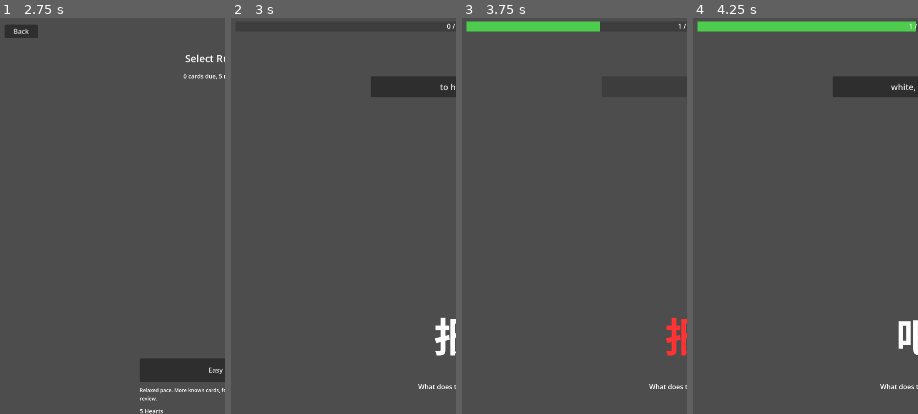
Above: before the commit, frames 1-4 (left to right).
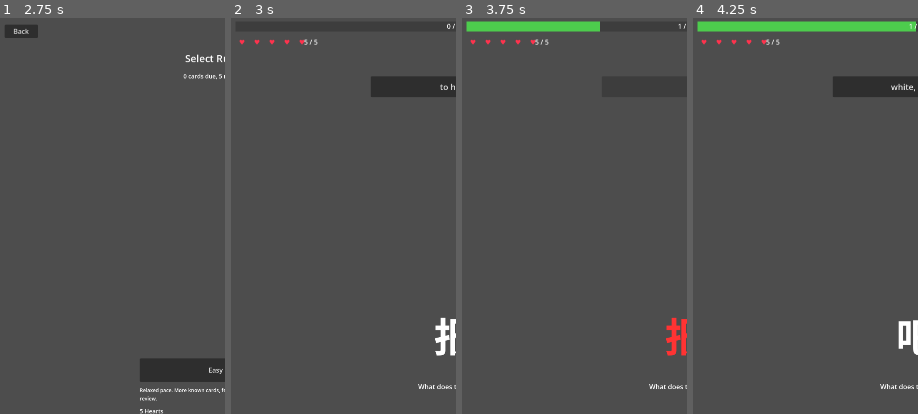
Above: after the commit, the same moments.

Repository: mikechin/Nice
Game: Godot game, scene res://scenes/screens/main_menu.tscn
The game is run twice, just before and just after one commit, with the same random seed, the same clock (stepped at 60 frames per second) and the same inputs.
Inputs:
- Up to frame 1 (2.75 s): click "Play" at 0.5 s; click "Back" at 1.25 s; click "Play" at 2 s
- Up to frame 2 (3 s): click "Easy Run" at 2.75 s
- Up to frame 3 (3.75 s): click "particle (suggestion)" at 3.5 s
- Up to frame 4 (4.25 s): no input
The pictures show only the part of the screen within x 0-50%, y 0-50%; the shares and areas given below are measured in that part.

Frame 1 is identical in both runs. In frame 2, 0.2% of the frame differs, in the area x 3-39%, y 5-7%; in frame 3, 0.2%; in frame 4, 0.2%.

Commit message:
Make RunManager the single source of truth for run state (#3)
Remove combo, hearts, and round tracking from GameState. RunManager
now owns all in-run combat state and emits through SignalBus for UI.
GameScreen creates a RunManager per session and passes its summary
to GameState.end_run() for persistence and the results screen.

GameState still tracks economy (coins, tiles) and daily stats
(cards answered today) via the card_answered signal.

- GameState: remove current_hearts, max_hearts, current_combo,
  best_combo, current_round, record_answer(), increment_combo(),
  reset_combo(), lose_heart(). Add last_run_summary, listen to
  card_answered for daily counters.
- RunManager: emit combo_incremented, combo_broken, combo_milestone,
  heart_lost, hearts_changed, all_hearts_lost through SignalBus.
- GameScreen: create RunManager, delegate answer handling to it.
- ResultsScreen: read from GameState.last_run_summary.
- DebugOverlay: track combo/hearts from signal callbacks.

Closes #3

Co-Authored-By: Claude Opus 4.6 (1M context) <noreply@anthropic.com>

Diff:
--- a/godot-project/scenes/screens/game_screen.gd
+++ b/godot-project/scenes/screens/game_screen.gd
@@ -25,6 +25,7 @@
 var _is_transitioning: bool = false
 var _answer_generator: AnswerGenerator
 var _drop_calculator: DropCalculator
+var _run_manager: RunManager
 
 
 func _ready() -> void:
@@ -86,6 +87,10 @@
 	print("[GameScreen] presentation_order size = ", _total_cards)
 	if _total_cards > 0:
 		print("[GameScreen] first few cards: ", _pack.presentation_order.slice(0, mini(5, _total_cards)))
+
+	# Create RunManager for this session
+	_run_manager = RunManager.new()
+	_run_manager.start_run(GameState.current_run_type if GameState.current_run_type != "" else "easy", _pack)
 
 	_update_progress()
 	AudioManager.play_music("gameplay")
@@ -170,8 +175,9 @@
 	if _is_transitioning:
 		return
 
-	# Record the answer in GameState
-	GameState.record_answer(correct)
+	# Record in RunManager (emits combo/hearts signals)
+	if _run_manager:
+		_run_manager.on_card_answered(card_id, challenge_type, correct, rating)
 
 	# Record in SRS scheduler
 	var now := Time.get_unix_time_from_system()
@@ -187,10 +193,11 @@
 			var loot_rarity: SrsEnums.LootRarity = GameState.review_scheduler.get_loot_rarity(
 				card_id, challenge_type, now
 			)
+			var combo: int = _run_manager.get_combo_manager().current_combo if _run_manager else 0
 			var drops: Dictionary = _drop_calculator.calculate_drops(
 				card_data,
 				loot_rarity,
-				GameState.current_combo,
+				combo,
 				GameState.player_hsk_level,
 				GameState.equipped_radicals
 			)
@@ -239,14 +246,18 @@
 
 
 func _on_pack_complete() -> void:
-	GameState.end_run()
+	if _run_manager:
+		_run_manager.end_run()
+	GameState.end_run(_run_manager.get_run_summary() if _run_manager else {})
 	SignalBus.screen_transition_requested.emit("results")
 
 
 func _on_all_hearts_lost() -> void:
 	# Game over -- transition to results
 	_is_transitioning = true
-	GameState.end_run()
+	if _run_manager:
+		_run_manager.end_run()
+	GameState.end_run(_run_manager.get_run_summary() if _run_manager else {})
 	SignalBus.screen_transition_requested.emit("results")
 
 
@@ -288,5 +299,7 @@
 func _on_back_pressed() -> void:
 	# Confirm exit mid-run
 	if GameState.is_in_run:
-		GameState.end_run()
+		if _run_manager:
+			_run_manager.end_run()
+		GameState.end_run(_run_manager.get_run_summary() if _run_manager else {})
 	SignalBus.screen_transition_requested.emit("main_menu")
--- a/godot-project/scenes/screens/results_screen.gd
+++ b/godot-project/scenes/screens/results_screen.gd
@@ -37,22 +37,14 @@
 
 
 func _load_result_from_state() -> void:
-	# Build result data from GameState's session stats
-	var answered: int = GameState.cards_answered_today
-	var correct: int = GameState.correct_answers_today
-	var accuracy: float = (float(correct) / float(answered) * 100.0) if answered > 0 else 0.0
-
-	_result_data = {
-		"run_type": GameState.current_run_type if GameState.current_run_type != "" else "easy",
-		"coins": GameState.run_coins_earned,
-		"tiles": GameState.run_tiles_earned.duplicate(),
-		"best_combo": GameState.best_combo,
-		"rounds": GameState.current_round,
-		"hearts_remaining": GameState.current_hearts,
-		"accuracy": accuracy,
-		"total_answered": answered,
-		"correct_count": correct,
-	}
+	# Use the summary stored by GameState.end_run()
+	if not GameState.last_run_summary.is_empty():
+		_result_data = GameState.last_run_summary.duplicate()
+		# Ensure accuracy is present
+		if not _result_data.has("accuracy"):
+			var total: int = _result_data.get("total_cards", 0)
+			var correct: int = _result_data.get("correct_count", 0)
+			_result_data["accuracy"] = (float(correct) / float(total) * 100.0) if total > 0 else 0.0
 
 
 func _on_run_ended(result: Dictionary) -> void:
--- a/godot-project/scenes/screens/shop_screen.gd
+++ b/godot-project/scenes/screens/shop_screen.gd
@@ -118,7 +118,7 @@
 			if character != "":
 				GameState.add_tiles(character)
 		ShopItem.ItemType.EXTRA_HEART:
-			GameState.max_hearts += 1
+			pass  # Applied at next run start via RunManager
 		ShopItem.ItemType.PACK_REFRESH:
 			pass  # Applied at next pack curation
 
--- a/godot-project/src/autoload/game_state.gd
+++ b/godot-project/src/autoload/game_state.gd
@@ -20,14 +20,10 @@
 # --- Current Run State ---
 var is_in_run: bool = false
 var current_run_type: String = ""  # "easy" or "challenge"
-var current_hearts: int = 0
-var max_hearts: int = 3
-var current_combo: int = 0
-var best_combo: int = 0
 var run_coins_earned: int = 0
 var run_tiles_earned: Dictionary = {}
-var current_round: int = 0
 var current_pack: PackData = null
+var last_run_summary: Dictionary = {}
 
 # --- Session Stats ---
 var cards_answered_today: int = 0
@@ -47,10 +43,7 @@
 	radical_db = RadicalDatabase.new()
 	sentence_db = SentenceDatabase.new()
 	review_scheduler = ReviewScheduler.new()
-	# Note: initialize_databases() is called AFTER SaveManager.load_game()
-	# to avoid SaveManager.deserialize_all() clearing the registered cards.
-	# SaveManager._ready() calls load_game() then emits load_completed.
-	# We defer initialization to ensure proper ordering.
+	SignalBus.card_answered.connect(_on_card_answered)
 
 
 func initialize_databases() -> void:
@@ -68,45 +61,28 @@
 func start_run(run_type: String) -> void:
 	is_in_run = true
 	current_run_type = run_type
-	current_combo = 0
-	best_combo = 0
 	run_coins_earned = 0
 	run_tiles_earned.clear()
-	current_round = 0
-
-	match run_type:
-		"easy":
-			max_hearts = SrsConfig.HEARTS_EASY_RUN
-		"challenge":
-			max_hearts = SrsConfig.HEARTS_CHALLENGE_RUN
-		_:
-			max_hearts = SrsConfig.DEFAULT_MAX_HEARTS
-
-	current_hearts = max_hearts
+	last_run_summary.clear()
 	SignalBus.run_started.emit(run_type)
-	SignalBus.hearts_changed.emit(current_hearts, max_hearts)
 
 
-func end_run() -> void:
+func end_run(summary: Dictionary = {}) -> void:
 	# Bank earned tiles into inventory
 	for ch in run_tiles_earned:
 		add_tiles(ch, run_tiles_earned[ch])
 
 	total_coins += run_coins_earned
 
-	var result := {
-		"run_type": current_run_type,
-		"coins": run_coins_earned,
-		"tiles": run_tiles_earned.duplicate(),
-		"best_combo": best_combo,
-		"rounds": current_round,
-		"hearts_remaining": current_hearts,
-	}
+	last_run_summary = summary.duplicate()
+	last_run_summary["run_type"] = current_run_type
+	last_run_summary["coins"] = run_coins_earned
+	last_run_summary["tiles"] = run_tiles_earned.duplicate()
 
 	is_in_run = false
 	current_run_type = ""
 	current_pack = null
-	SignalBus.run_ended.emit(result)
+	SignalBus.run_ended.emit(last_run_summary)
 
 
 func add_tiles(character: String, count: int = 1) -> void:
@@ -150,39 +126,10 @@
 	return true
 
 
-func lose_heart() -> void:
-	current_hearts = maxi(0, current_hearts - 1)
-	SignalBus.heart_lost.emit()
-	SignalBus.hearts_changed.emit(current_hearts, max_hearts)
-	if current_hearts <= 0:
-		SignalBus.all_hearts_lost.emit()
-
-
-func reset_combo() -> void:
-	if current_combo > 0:
-		SignalBus.combo_broken.emit(current_combo)
-	current_combo = 0
-
-
-func increment_combo() -> void:
-	current_combo += 1
-	best_combo = maxi(best_combo, current_combo)
-	SignalBus.combo_incremented.emit(current_combo)
-	for milestone in SrsConfig.COMBO_MILESTONES:
-		if current_combo == milestone:
-			SignalBus.combo_milestone.emit(milestone)
-			break
-
-
-func record_answer(correct: bool) -> void:
+func _on_card_answered(_card_data: Dictionary, _challenge_type: String, correct: bool, _rating: int) -> void:
 	cards_answered_today += 1
 	if correct:
 		correct_answers_today += 1
-		increment_combo()
-	else:
-		reset_combo()
-		if is_in_run and current_run_type == "challenge":
-			lose_heart()
 
 
 func get_today_date() -> String:
--- a/godot-project/src/debug/debug_overlay.gd
+++ b/godot-project/src/debug/debug_overlay.gd
@@ -14,6 +14,9 @@
 
 var _update_interval: float = 0.25
 var _time_since_update: float = 0.0
+var _debug_combo: int = 0
+var _debug_hearts: int = 0
+var _debug_max_hearts: int = 0
 
 
 func _ready() -> void:
@@ -127,12 +130,12 @@
 
 
 func _update_combo_label() -> void:
-	_combo_label.text = "Combo: %d (best: %d)" % [GameState.current_combo, GameState.best_combo]
+	_combo_label.text = "Combo: %d" % _debug_combo
 
 
 func _update_hearts_label() -> void:
 	if GameState.is_in_run:
-		_hearts_label.text = "Hearts: %d / %d (%s)" % [GameState.current_hearts, GameState.max_hearts, GameState.current_run_type]
+		_hearts_label.text = "Hearts: %d / %d (%s)" % [_debug_hearts, _debug_max_hearts, GameState.current_run_type]
 	else:
 		_hearts_label.text = "Hearts: not in run"
 
@@ -160,18 +163,22 @@
 # --- Signal handlers ---
 
 func _on_combo_incremented(combo_count: int) -> void:
+	_debug_combo = combo_count
 	if visible:
-		_combo_label.text = "Combo: %d (best: %d)" % [combo_count, GameState.best_combo]
+		_update_combo_label()
 
 
 func _on_combo_broken(_final_count: int) -> void:
+	_debug_combo = 0
 	if visible:
-		_combo_label.text = "Combo: 0 (best: %d)" % GameState.best_combo
+		_update_combo_label()
 
 
 func _on_hearts_changed(current: int, max_h: int) -> void:
+	_debug_hearts = current
+	_debug_max_hearts = max_h
 	if visible:
-		_hearts_label.text = "Hearts: %d / %d" % [current, max_h]
+		_update_hearts_label()
 
 
 func _on_card_answered(_card_data: Dictionary, _challenge_type: String, _correct: bool, _rating: int) -> void:
--- a/godot-project/src/run/run_manager.gd
+++ b/godot-project/src/run/run_manager.gd
@@ -49,6 +49,7 @@
 	_session.started_at = Time.get_unix_time_from_system()
 	_session.run_type = type
 
+	SignalBus.hearts_changed.emit(_hearts.current_hearts, _hearts.max_hearts)
 	start_next_round()
 
 
@@ -82,11 +83,23 @@
 	if correct:
 		_combo.increment()
 		_difficulty.on_combo_changed(_combo.current_combo)
+		SignalBus.combo_incremented.emit(_combo.current_combo)
+		for milestone in SrsConfig.COMBO_MILESTONES:
+			if _combo.current_combo == milestone:
+				SignalBus.combo_milestone.emit(milestone)
+				break
 	else:
+		var old_combo := _combo.current_combo
 		_combo.break_combo()
 		_difficulty.on_combo_changed(0)
+		if old_combo > 0:
+			SignalBus.combo_broken.emit(old_combo)
 		if run_type == "challenge":
 			_hearts.lose_heart()
+			SignalBus.heart_lost.emit()
+			SignalBus.hearts_changed.emit(_hearts.current_hearts, _hearts.max_hearts)
+			if _hearts.is_game_over():
+				SignalBus.all_hearts_lost.emit()
 
 	_round.on_card_answered(correct)
 
--- a/godot-project/tests/autoload/test_game_state.gd
+++ b/godot-project/tests/autoload/test_game_state.gd
@@ -32,7 +32,7 @@
 func test_initial_run_state() -> void:
 	assert_bool(state.is_in_run).is_false()
 	assert_str(state.current_run_type).is_equal("")
-	assert_int(state.current_combo).is_equal(0)
+	assert_int(state.run_coins_earned).is_equal(0)
 
 
 func test_load_from_dict_restores_state() -> void:
